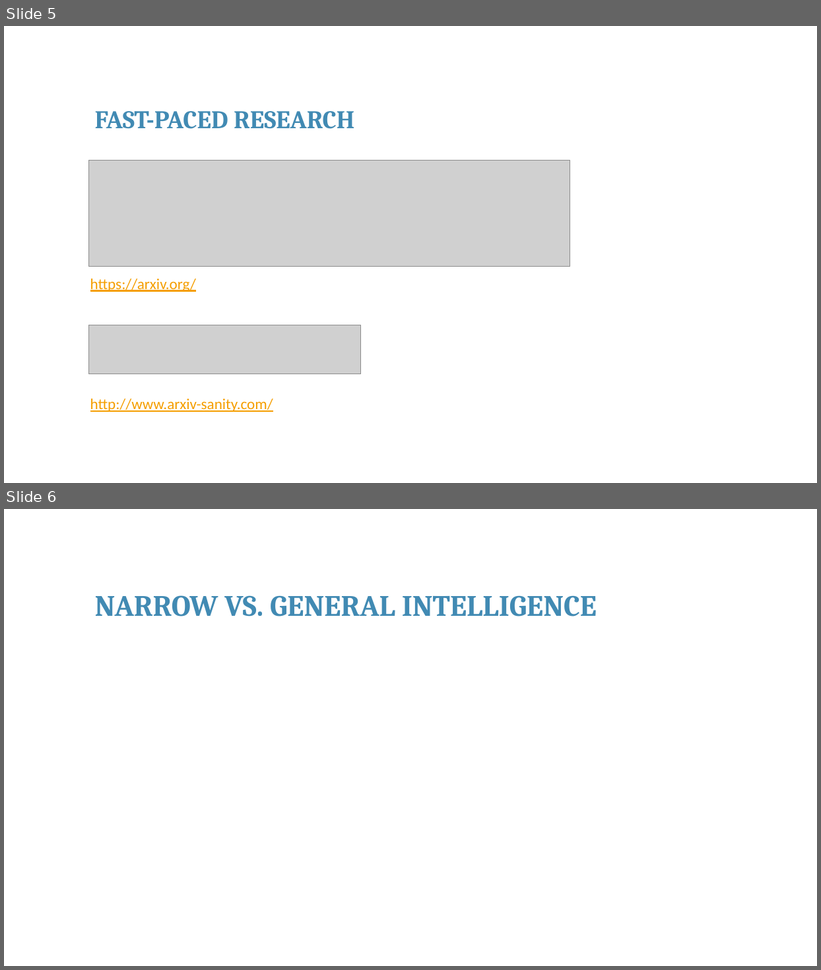
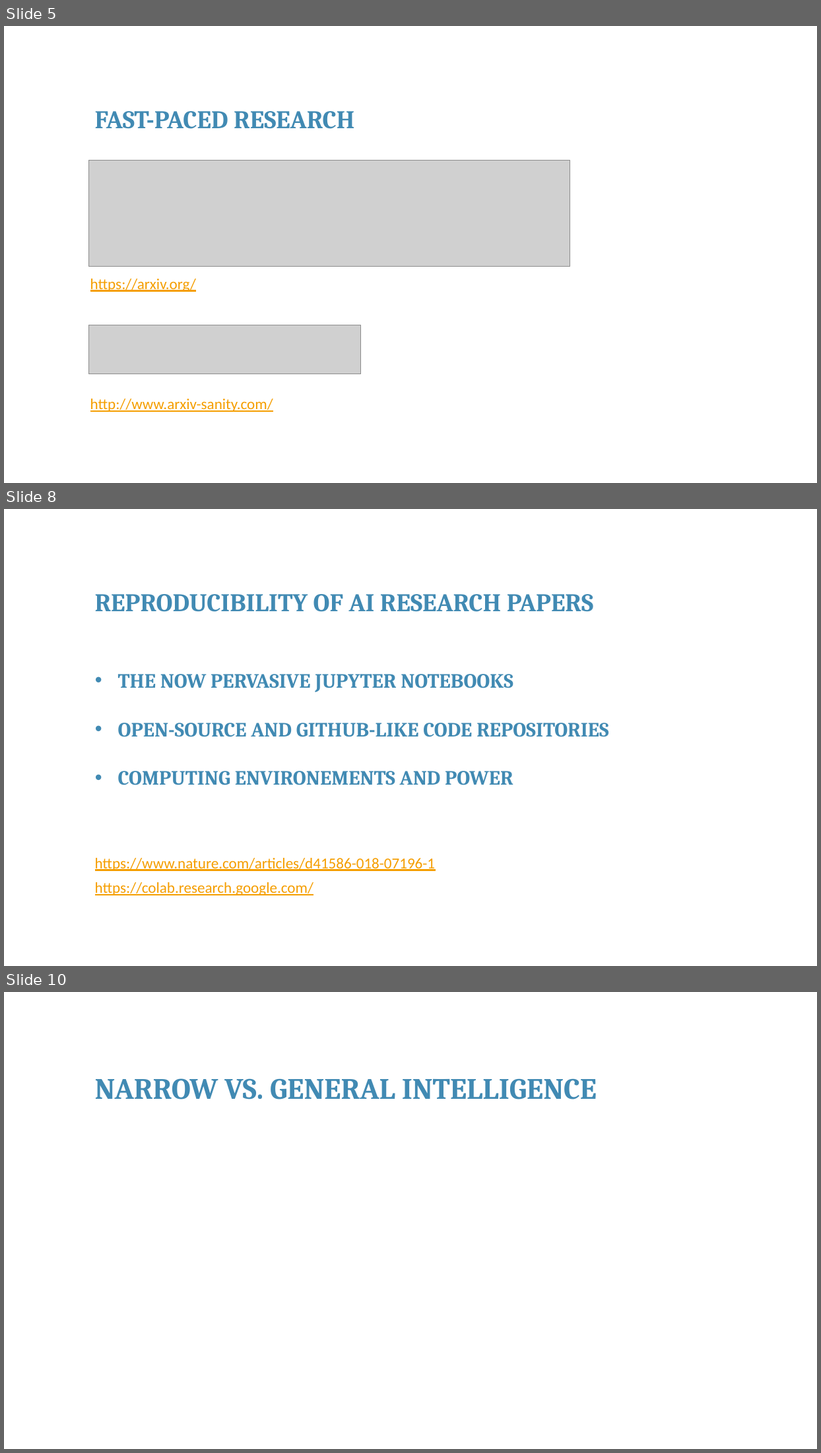
Before and after one commit to franckalbinet/itu-eaco-zanzibar-12-2018, a slide deck: presentations/session-9-open-issues-in-ai.pptx. Shown one above the other, each under a label of ours: slides 5 and 6 before the commit, slides 5, 8 and 10 after it; the slides between them are not shown. The pictures are 821x970 and 821x1453 pixels, drawn with LibreOffice and Linux fonts; fonts in the diff are those of the drawing; grey boxes stand for pictures; background and template pictures are left out. Boxes give left, top, right and bottom in pixels: in the first picture for what was removed or moved away, otherwise in the second. Text is boxed around its words. In the diff, an @@ line names an element or a change of style, - is before the commit and + after.

```diff
--- a/presentations/session-9-open-issues-in-ai.pptx
+++ b/presentations/session-9-open-issues-in-ai.pptx
@@ slide 8 added at (4, 509, 817, 966), background #FFFFFF @@
@@ text added at (95, 594, 594, 612), 30 pt, text #418AB3, bold @@
+REPRODUCIBILITY OF AI RESEARCH PAPERS
@@ text added at (118, 674, 609, 786), 24 pt, text #418AB3, bold @@
+• THE NOW PERVASIVE JUPYTER NOTEBOOKS
+• OPEN-SOURCE AND GITHUB-LIKE CODE REPOSITORIES
+• COMPUTING ENVIRONEMENTS AND POWER
@@ text added at (95, 858, 436, 871), 18 pt, text #F59E00, underline @@
+https://www.nature.com/articles/d41586-018-07196-1
@@ text added at (95, 883, 314, 896), 18 pt, text #F59E00, underline @@
+https://colab.research.google.com/
@@ what was slide 6 is now slide 10 @@
```
Also in this commit, not shown: 4 other slides added, 3 other files.
